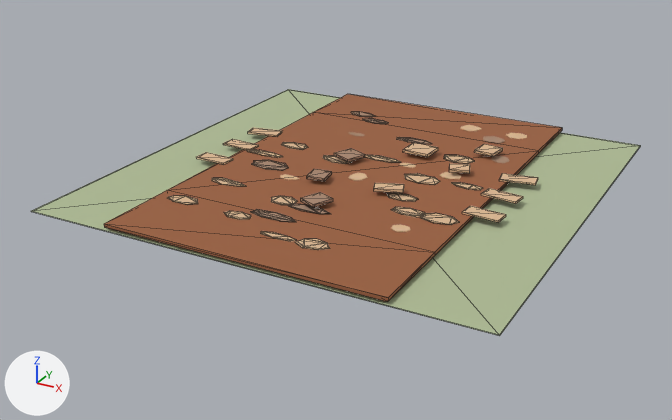
The glTF model frontend/public/assets/buildings/roads/ground_road/ground_road_straight_ns_damaged.glb: old version first, new version second.
Rendered twice from a 50 mm lens placed at (3.17, -6.21, 2.76), pointed at (-0.12, -0.22, -0.24). The axes (+X, +Y, +Z) are drawn at lower left. The lights are the same throughout. The picture after the commit comes second. Mesh edges are drawn as thin lines on the coarser meshes. Where no turn or scale is listed for an object, it has been applied to the vertices. Vertices at exactly the same position are counted once.

In view in the first picture: 'SM_road_connected_surface.022', 'SM_road_grass_tile.022' and 45 more.
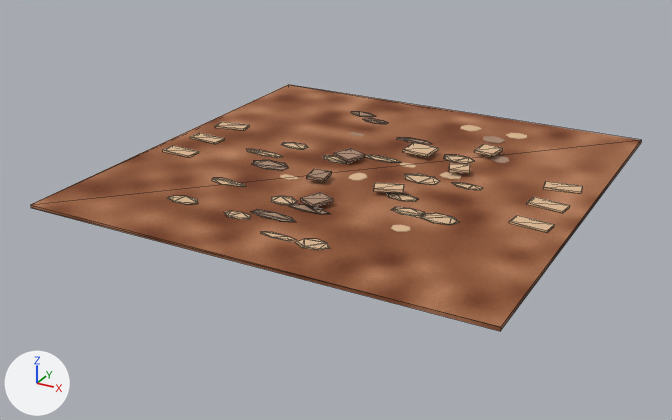
Pixel boxes [x1, y1, x2, y2] of what changed, in the pictures (672 x 420 px):
'SM_road_connected_surface.022', surface changed, reshaped (33% wider, 18% taller)
    before: [104, 94, 562, 302]
    after: [31, 85, 641, 331]
'SM_road_grass_tile.022', deleted
    before: [31, 89, 641, 336]

The change, as a diff of the scene's bpy script:
```diff
--- a/frontend/public/assets/buildings/roads/ground_road/ground_road_straight_ns_damaged.glb.py
+++ b/frontend/public/assets/buildings/roads/ground_road/ground_road_straight_ns_damaged.glb.py
@@ mat_mat_ground_road_surface @@
 n2 = _N.new('ShaderNodeTexImage'); n2.name = 'Image Texture'
 n2.image = img_ground_road_surface
-n3 = _N.new('ShaderNodeUVMap'); n3.name = 'UV Map'
-n3.uv_map = 'UVMap.-01'
 _L.new(n0.outputs[0], n1.inputs[0])  # 'BSDF' to 'Surface'
 _L.new(n2.outputs[0], n0.inputs[0])  # 'Color' to 'Base Color'
-_L.new(n3.outputs[0], n2.inputs[0])  # 'UV' to 'Vector'
@@ me_sm_road_connected_surface_022 @@
 # used by ob_sm_road_connected_surface_022; location = (0.0, 0.0, 0.0)
-me_sm_road_connected_surface_022.from_pydata(...)  # 16 vertices, 28 faces; spans x -1.1..1.1, y -1.8..1.8, z 0.03..0.05
+me_sm_road_connected_surface_022.from_pydata(...)  # 8 vertices, 12 faces; spans x -1.8..1.8, y -1.8..1.8, z 0.03..0.05
+# me_sm_road_connected_surface_022 part 1: the whole mesh is rebuilt
 me_sm_road_connected_surface_022.materials.append(mat_mat_ground_road_surface)
@@ ob_sm_road_grass_tile_022 @@
-ob_sm_road_grass_tile_022 = bpy.data.objects.new('SM_road_grass_tile.022', me_cube_351)
-ob_sm_road_grass_tile_022.location = (0.0, 0.0, 0.002)
```
